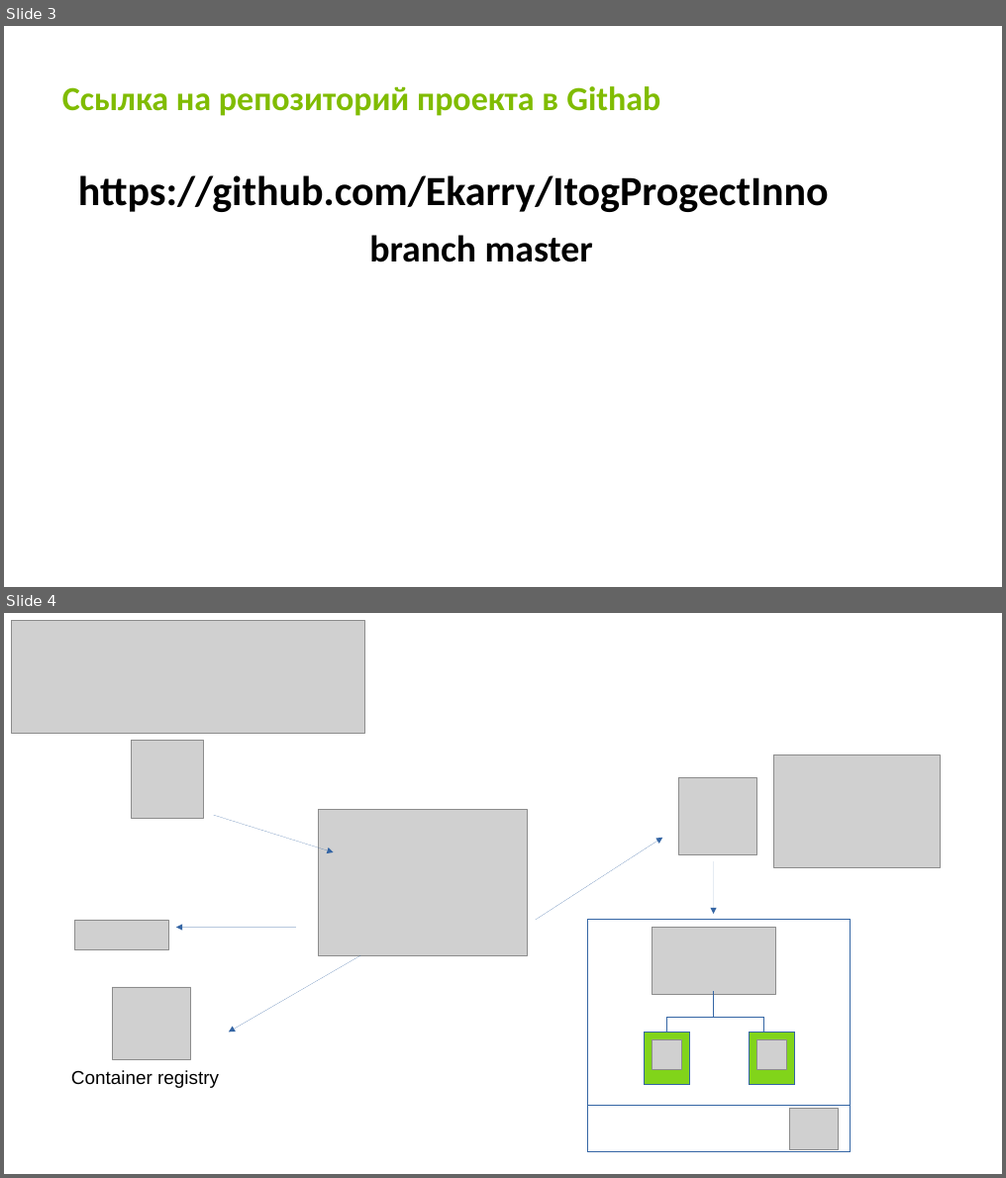
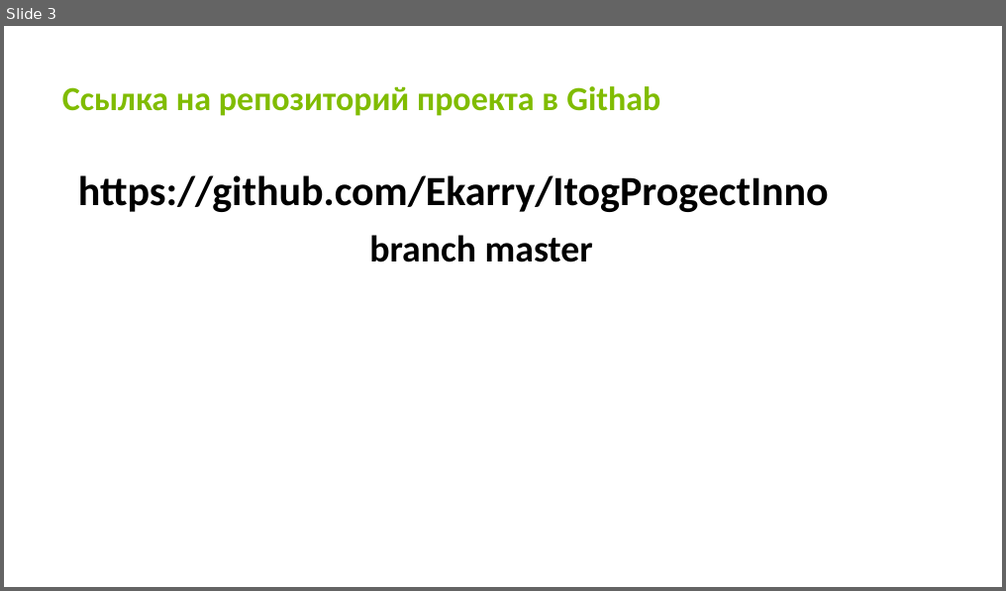
Before and after one commit to Ekarry/ItogProgectInno, a slide deck: Презентация_к_итоговой_аттестации.pptx. Shown one above the other, each under a label of ours: slides 3 and 4 before the commit, slide 3 after it. The pictures are 1006x1178 and 1006x591 pixels, drawn with LibreOffice and Linux fonts; fonts in the diff are those of the drawing; grey boxes stand for pictures. Boxes give left, top, right and bottom in pixels: in the first picture for what was removed or moved away, otherwise in the second. Text is boxed around its words. In the diff, an @@ line names an element or a change of style, - is before the commit and + after.

```diff
--- a/Презентация_к_итоговой_аттестации.pptx
+++ b/Презентация_к_итоговой_аттестации.pptx
@@ slide 4 removed at (4, 613, 1002, 1174), background #FFFFFF @@
@@ picture removed at (12, 621, 364, 734) @@
@@ picture removed at (132, 741, 204, 818) @@
@@ picture removed at (774, 756, 940, 867) @@
@@ picture removed at (679, 777, 757, 856) @@
@@ arrow removed from (214, 815) to (334, 853) @@
@@ picture removed at (319, 809, 528, 956) @@
@@ arrow removed from (536, 920) to (662, 838) @@
@@ arrow removed from (714, 861) to (714, 914) @@
@@ picture removed at (75, 920, 168, 950) @@
@@ arrow removed from (296, 928) to (176, 928) @@
@@ rectangle removed at (588, 920, 849, 1152) @@
@@ picture removed at (652, 928, 776, 995) @@
@@ arrow removed from (360, 956) to (229, 1032) @@
@@ picture removed at (112, 987, 190, 1059) @@
@@ line removed from (714, 992) to (714, 1017) @@
@@ line removed from (667, 1017) to (667, 1032) @@
@@ line removed from (667, 1017) to (764, 1017) @@
@@ line removed from (764, 1017) to (764, 1032) @@
@@ rectangle removed at (645, 1032, 690, 1084) @@
@@ picture removed at (652, 1040, 682, 1069) @@
@@ rectangle removed at (749, 1032, 795, 1084) @@
@@ picture removed at (757, 1040, 787, 1069) @@
@@ text removed at (71, 1070, 219, 1088) @@
-Container registry
@@ line removed from (588, 1106) to (849, 1106) @@
@@ picture removed at (790, 1109, 839, 1150) @@
```
Also in this commit, not shown: 2 slides changed, 1 slide added, 1 other file.
